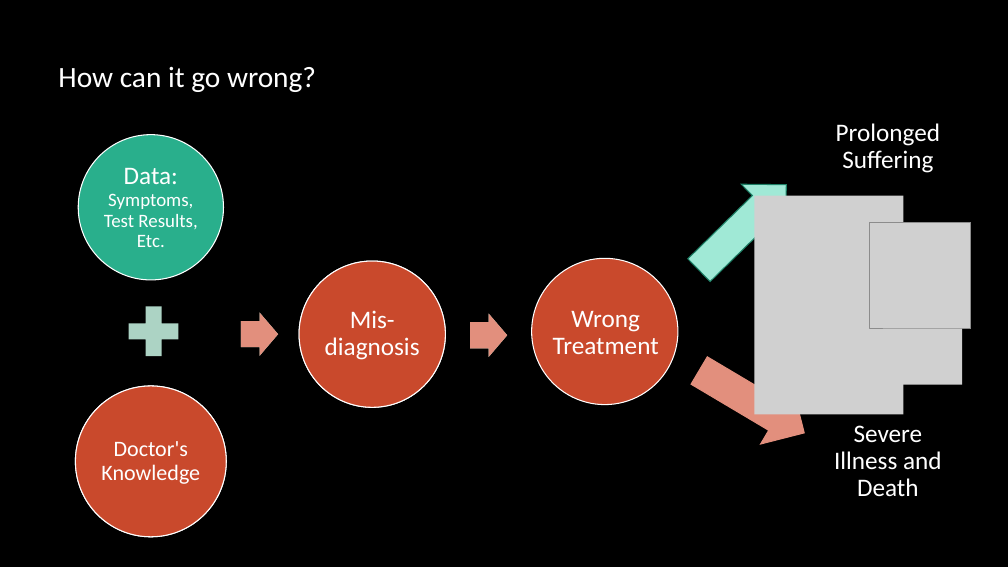
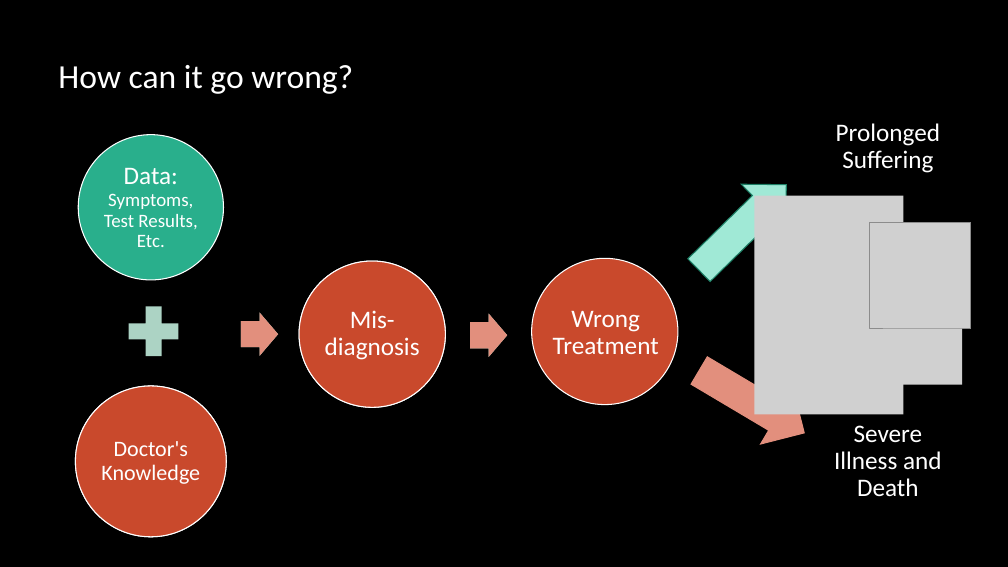
Before and after one commit to caitlinruble/Springboard, a slide deck: slide 3 of Assignments/Classifying Disease - Capstone/Slide Deck.pptx. Drawn at 1008x567 pixels with LibreOffice and Linux fonts; fonts in the diff are those of the drawing; grey boxes stand for pictures. Boxes give left, top, right and bottom in pixels: in the first picture for what was removed or moved away, otherwise in the second. Text is boxed around its words. In the diff, an @@ line names an element or a change of style, - is before the commit and + after.

```diff
--- a/Assignments/Classifying Disease - Capstone/Slide Deck.pptx
+++ b/Assignments/Classifying Disease - Capstone/Slide Deck.pptx
@@ title "How can it go wrong?" at [58, 65, 353, 94]: size 28 to 32 pt @@
```
Also in this commit, not shown: 4 other slides changed, 4 slides added, 3 slides removed.
